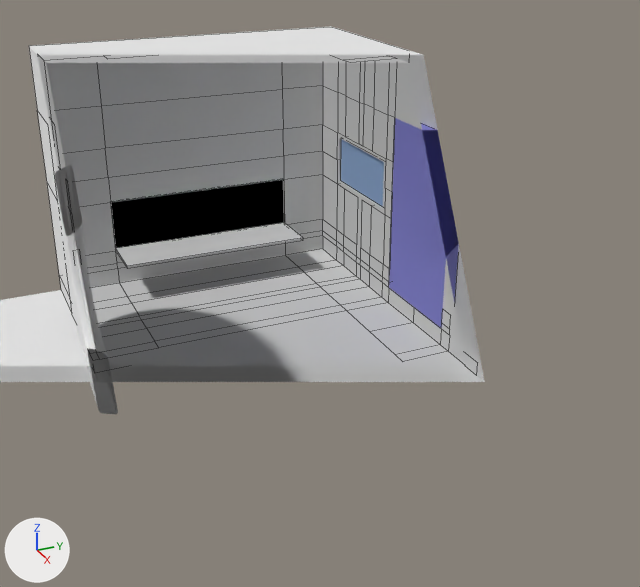
Renders of the Blender file Assets/models/cave/room02/room02a_navigation_center.blend from each side of a commit.
Before and after are seen from a 50 mm lens placed at (13.95, -5.36, 5.54), pointed at (0.7, 0.6, -1.09). The lights are fixed; the arrows at lower left show +X, +Y and +Z. Mesh edges are drawn as thin lines on the coarser meshes. Everything nearer to the camera than a plane just in front of the edit is cut away.

Objects in the first picture: 'door_frame', 'inner_walls', 'left_control_panel', 'navigation_center_catwalk', 'outer_walls', 'screen.000', 'window'.
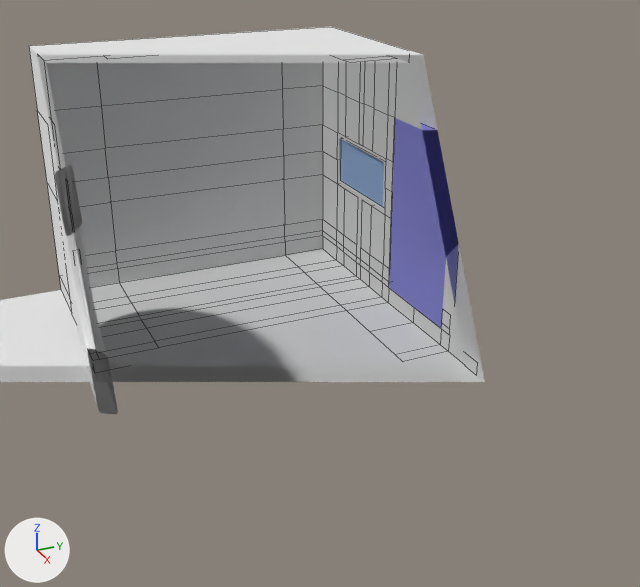
Diff of the bpy script that builds the scene:
```diff
--- a/Assets/models/cave/room02/room02a_navigation_center.blend.py
+++ b/Assets/models/cave/room02/room02a_navigation_center.blend.py
@@ ob_left_control_panel @@
 ob_left_control_panel.location = (-4.44, 0.0, -1.71)
-ob_left_control_panel.rotation_euler = (0.0, 1.571, 0.0)  # degrees (0, 90, 0)
 ob_left_control_panel.scale = (4.57, 3.25, 2.74)
```

Where the change shows, as pixel boxes (x1, y1, x2, y2) in the pictures (640 x 587 px):
'left_control_panel', turned: before (116, 223, 303, 269); after (111, 180, 285, 251)
